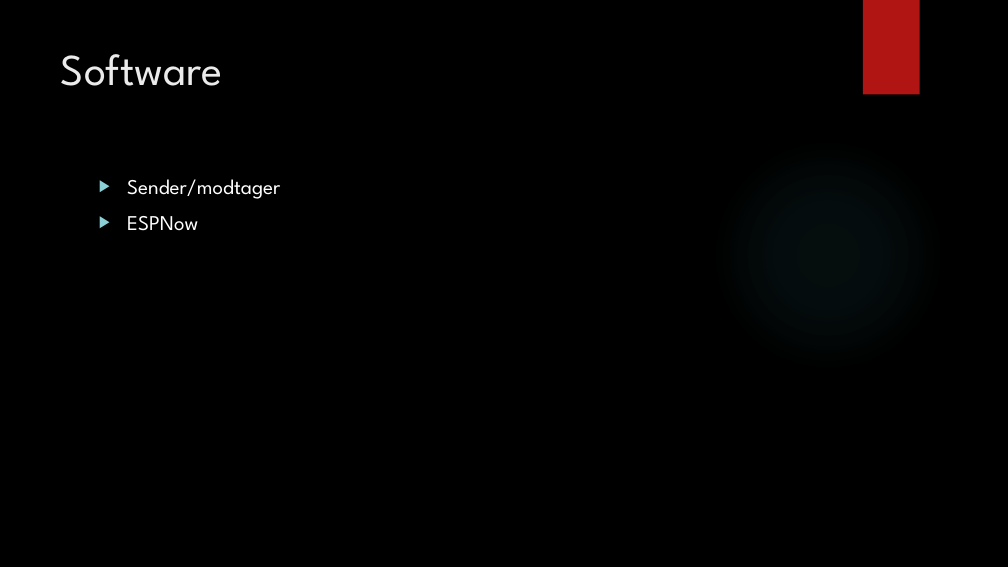
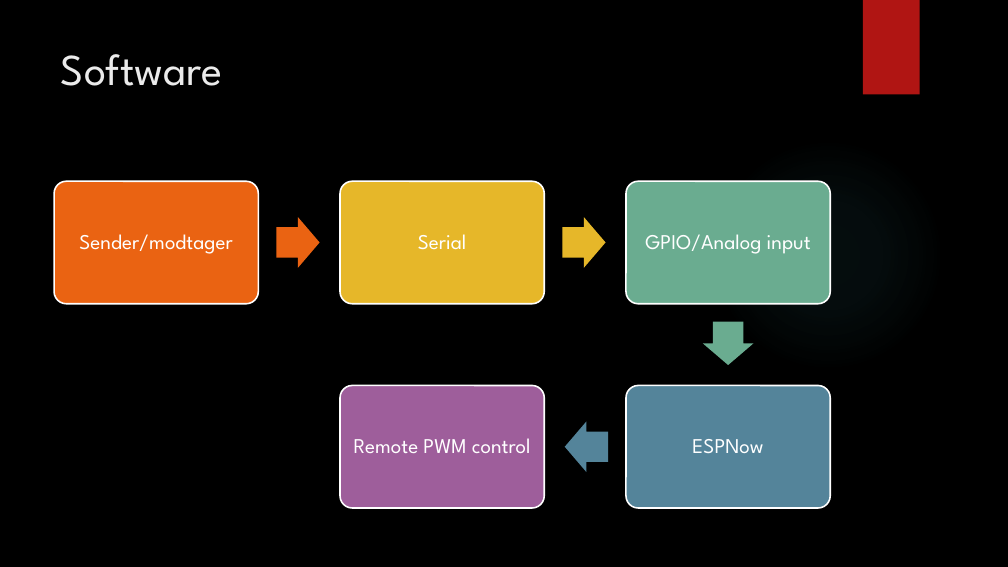
Before and after one commit to FrithiofJensen/KiCad2025, a slide deck: slide 17 of Kicad 2025.pptx. Drawn at 1008x567 pixels with LibreOffice and Linux fonts; fonts in the diff are those of the drawing; background and template pictures are left out. Boxes give left, top, right and bottom in pixels: in the first picture for what was removed or moved away, otherwise in the second. Text is boxed around its words. In the diff, an @@ line names an element or a change of style, - is before the commit and + after.

Commit message:
powerpoint update

```diff
--- a/Kicad 2025.pptx
+++ b/Kicad 2025.pptx
@@ text removed at (x1=127, y1=179, x2=280, y2=231) @@
-▶ Sender/modtager
-▶ ESPNow
@@ group added at (x1=54, y1=181, x2=830, y2=508): 5 rounded rectangles, 5 texts, 4 right arrows @@
+Sender/modtager
+Serial
+GPIO/Analog input
+ESPNow
+Remote PWM control
```
Also in this commit, not shown: 5 slides added, 3 other files.
